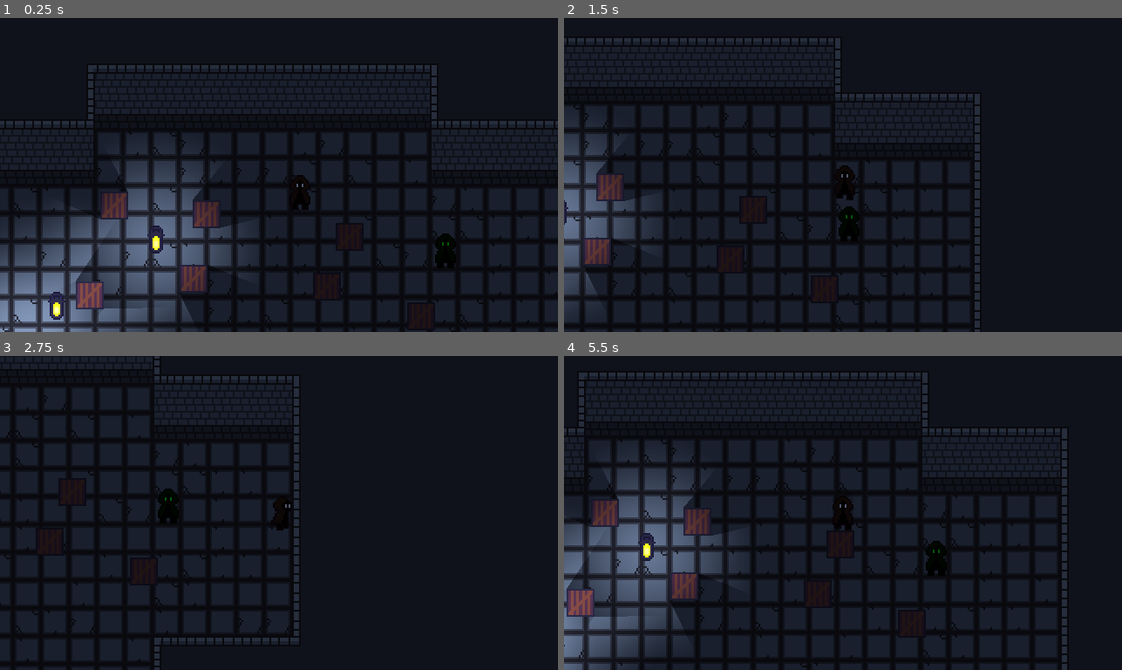
Above: before the commit, frames 1-4 (two rows, left to right).
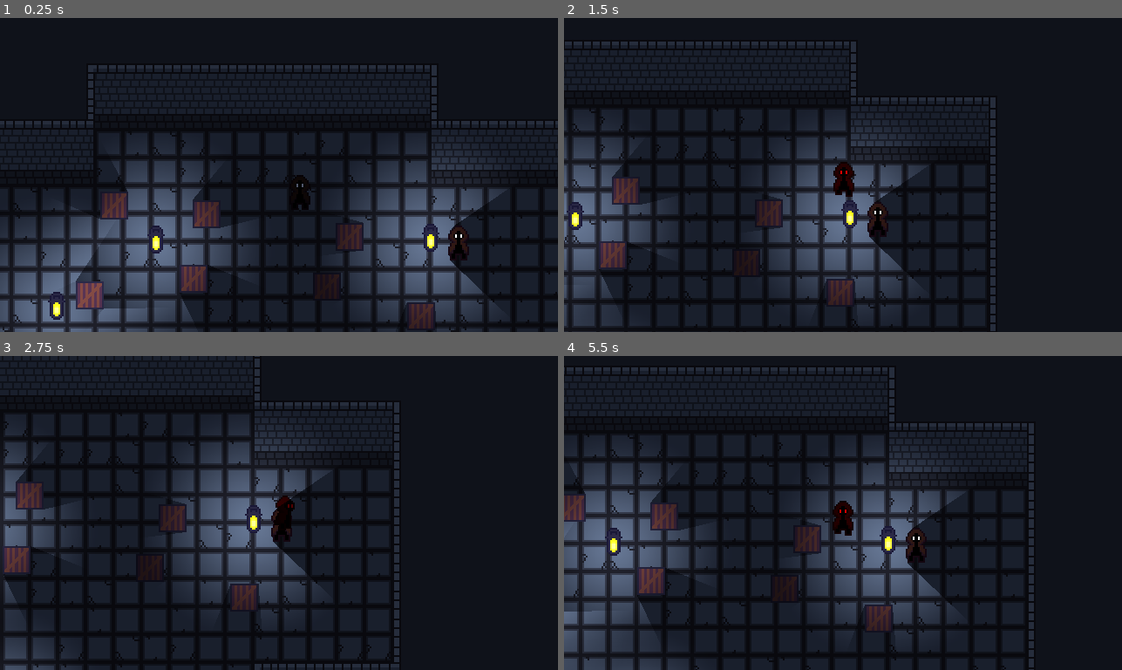
Above: after the commit, the same moments.

Repository: Pokehunter88/Snuffwick
Game: Godot game, scene res://Scenes/test_scene.tscn
Same seed, same stepped clock (60 frames per second), same inputs: the game is played once before the commit and once after it.
Inputs:
- Up to frame 1 (0.25 s): no input
- Up to frame 2 (1.5 s): hold D (move_right) 0.53-1.28 s; tap Shift (dash) at 0.6 s; hold S (move_down) from 1.28 s (still down); tap E (interact) at 1.35 s
- Up to frame 3 (2.75 s): release S (move_down) at 2.03 s; hold D (move_right) from 2.03 s (still down); tap Shift (dash) at 2.1 s
- Up to frame 4 (5.5 s): release D (move_right) at 2.78 s; hold W (move_up) 2.78-3.53 s; tap E (interact) at 2.85, 4.35 s; hold A (move_left) 3.53-5.03 s; tap Shift (dash) at 3.6, 5.1 s; hold S (move_down) from 5.03 s (still down)

The runs differ from the first frame. In frame 1, 8.7% of the frame differs, in the area x 0-90%, y 44-100%; in frame 2, 24%; in frame 3, 20%; in frame 4, 33%, in the area x 0-91%, y 3-100%.

Commit message:
made guard sprites

Diff:
--- a/Scenes/test_scene.tscn
+++ b/Scenes/test_scene.tscn
@@ -379,7 +379,7 @@
 position = Vector2(-76, 298)
 
 [node name="Candle" parent="." unique_id=1483222600 instance=ExtResource("7_wtsjf")]
-position = Vector2(-153, 358)
+position = Vector2(54, 449)
 
 [node name="Guard" parent="." unique_id=407738538 instance=ExtResource("8_rnaij")]
-position = Vector2(370, 235)
+position = Vector2(385, 226)
--- a/scenes/guard.tscn
+++ b/scenes/guard.tscn
@@ -1,6 +1,7 @@
 [gd_scene format=3 uid="uid://cvm8thicnli8a"]
 
 [ext_resource type="Texture2D" uid="uid://cjivag0yxngar" path="res://textures/player.png" id="1_m4fl1"]
+[ext_resource type="PackedScene" uid="uid://da20mm4sgn47y" path="res://scenes/lantern.tscn" id="2_ci2qi"]
 
 [sub_resource type="AtlasTexture" id="AtlasTexture_ci2qi"]
 atlas = ExtResource("1_m4fl1")
@@ -17,7 +18,17 @@
 "speed": 5.0
 }]
 
+[sub_resource type="OccluderPolygon2D" id="OccluderPolygon2D_bcvot"]
+polygon = PackedVector2Array(5, 10, 5, 7, 6, 7, 6, 2, 5, 2, 5, 0, 4, 0, 4, -1, 5, -1, 5, -2, 6, -2, 6, -5, 5, -5, 5, -7, 4, -7, 4, -8, 3, -8, 3, -9, 2, -9, 2, -10, -2, -10, -2, -9, -3, -9, -3, -8, -4, -8, -4, -7, -5, -7, -5, -5, -6, -5, -6, -2, -5, -2, -5, -1, -4, -1, -4, 0, -5, 0, -5, 2, -6, 2, -6, 7, -5, 7, -5, 10, -1, 10, -1, 7, 1, 7, 1, 10)
+
 [node name="Guard" type="AnimatedSprite2D" unique_id=407738538]
-self_modulate = Color(0, 1, 0.0666666, 1)
+light_mask = 2
 scale = Vector2(2, 2)
 sprite_frames = SubResource("SpriteFrames_bcvot")
+
+[node name="LightOccluder2D" type="LightOccluder2D" parent="." unique_id=186154809]
+occluder = SubResource("OccluderPolygon2D_bcvot")
+
+[node name="Lantern" parent="." unique_id=634575434 instance=ExtResource("2_ci2qi")]
+position = Vector2(-16, -3)
+scale = Vector2(1, 1)
Renamed: textures/castle_tileset.aseprite -> assets/castle_tileset.aseprite
Binary file added: assets/guard.aseprite
Binary file added: textures/guard.png
Not shown, added: textures/guard.png.import
